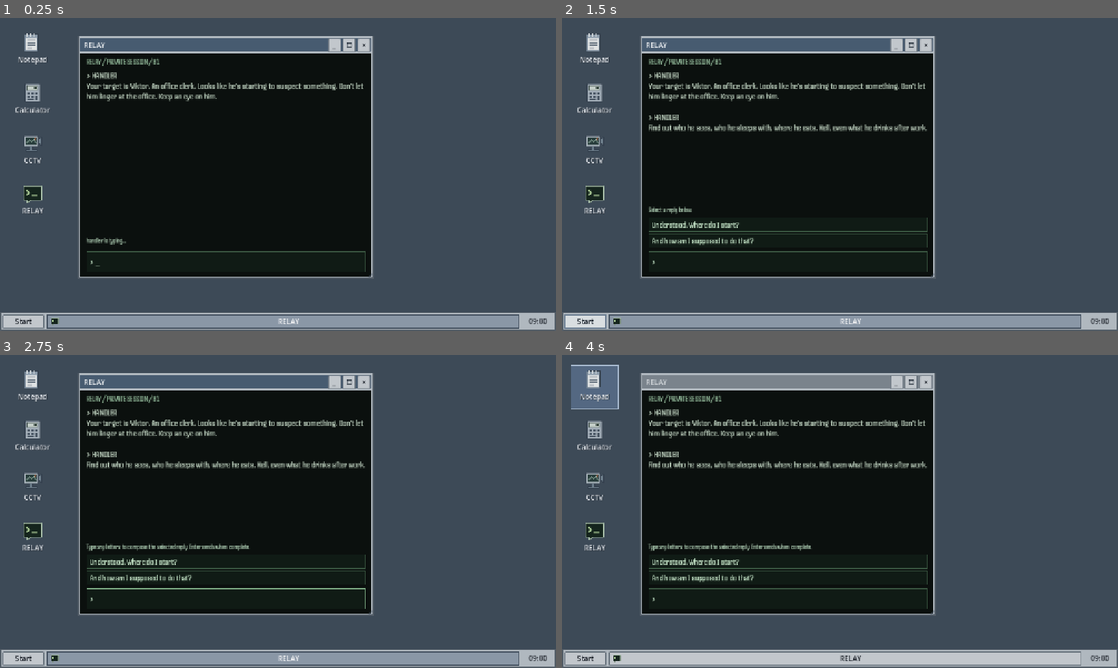
Above: before the commit, frames 1-4 (two rows, left to right).
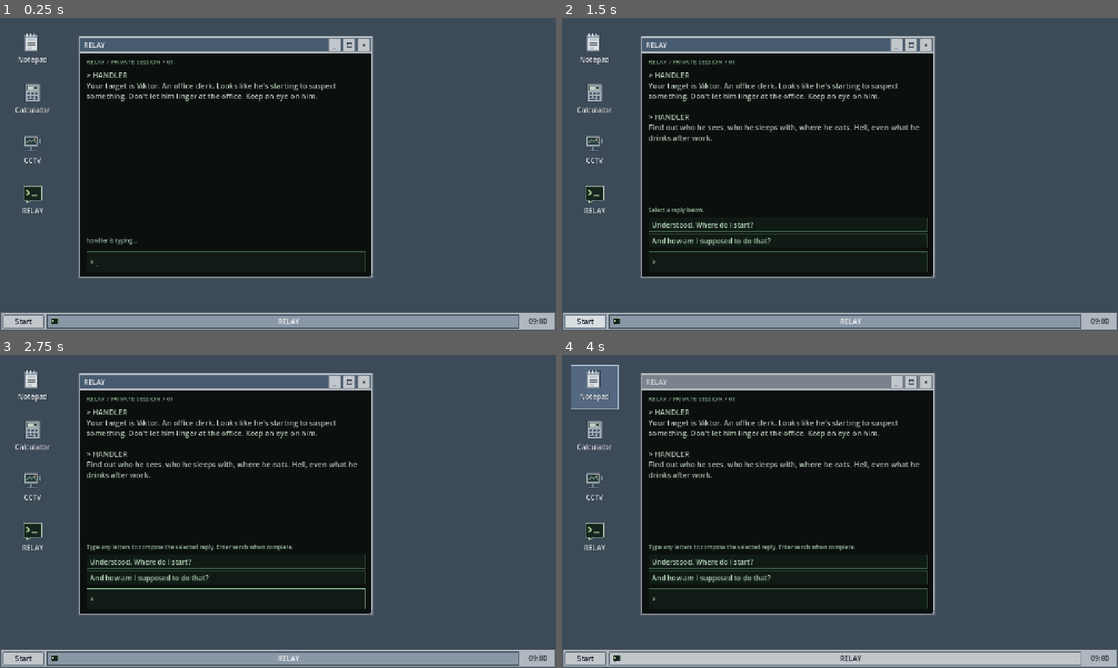
Above: after the commit, the same moments.

Repository: likhorada/SibGameJam_Autumn
Game: Godot game, scene res://tests/chat_fixture.tscn
Two runs of this game, one before a commit and one after it. Both use one fixed random seed, a clock stepped at 60 frames per second and the inputs below. This scene is started directly instead of the project's main scene.
Inputs (mouse positions are in pixels of both pictures, inside the frame that each line leads up to):
- Up to frame 1 (0.25 s): no input
- Up to frame 2 (1.5 s): click "Start" at 0.5 s; click "Start" at 1.25 s
- Up to frame 3 (2.75 s): click "Understood. Where do I start?" at 2 s
- Up to frame 4 (4 s): click "Understood. Where do I start?" at 2.75 s; click (595, 386) at 3.5 s

The runs differ from the first frame. In frame 1, 1.4% of the frame differs, in the area x 15-66%, y 12-80%; in frame 2, 2.8%; in frame 3, 3.1%, in the area x 15-66%, y 12-79%; in frame 4, 3.1%.

Commit message:
Use Handjet outside the PC and restore default desktop font in chat

Diff:
--- a/scripts/main.gd
+++ b/scripts/main.gd
@@ -40,7 +40,8 @@
 	fusebox_hint = Label.new()
 	fusebox_hint.text = "FUSEBOX_HELP"
 	fusebox_hint.horizontal_alignment = HORIZONTAL_ALIGNMENT_CENTER
-	fusebox_hint.add_theme_font_size_override("font_size", 18)
+	fusebox_hint.add_theme_font_override("font", preload("res://assets/fonts/static/Handjet-SemiBold.ttf"))
+	fusebox_hint.add_theme_font_size_override("font_size", 20)
 	fusebox_hint.add_theme_color_override("font_shadow_color", Color.BLACK)
 	fusebox_hint.add_theme_constant_override("shadow_offset_x", 2)
 	fusebox_hint.add_theme_constant_override("shadow_offset_y", 2)
--- a/scripts/menu.gd
+++ b/scripts/menu.gd
@@ -76,6 +76,8 @@
 
 func _build_theme() -> void:
 	theme = Theme.new()
+	# Artist-supplied pixel font for the game UI outside the PC desktop.
+	theme.default_font = preload("res://assets/fonts/static/Handjet-SemiBold.ttf")
 	theme.default_font_size = 22
 	var empty := StyleBoxFlat.new()
 	empty.bg_color = Color(0, 0, 0, 0)
--- a/scripts/ui/desktop/chat_app.gd
+++ b/scripts/ui/desktop/chat_app.gd
@@ -19,11 +19,8 @@
 	panel.content_margin_top = 10
 	panel.content_margin_bottom = 10
 	add_theme_stylebox_override("panel", panel)
-	# Artist-supplied pixel font (Handjet) covers Latin and Cyrillic.
-	var font := preload("res://assets/fonts/static/Handjet-SemiBold.ttf")
+	# Inherit the desktop theme's default PC font like every other app.
 	var terminal_theme := Theme.new()
-	terminal_theme.default_font = font
-	terminal_theme.default_font_size = 20
 	terminal_theme.set_color("font_color", "Label", Color("9ab69f"))
 	for state: String in ["normal", "hover", "pressed", "focus", "disabled"]:
 		var style := StyleBoxFlat.new()
@@ -38,7 +35,6 @@
 	for color: String in ["font_color", "font_hover_color", "font_pressed_color", "font_focus_color"]:
 		terminal_theme.set_color(color, "Button", Color("b6d4b9"))
 	theme = terminal_theme
-	add_theme_font_override("font", font)
 	add_theme_color_override("font_color", Color("a6c7ad"))
 	var column := VBoxContainer.new()
 	column.add_theme_constant_override("separation", 8)
@@ -46,20 +42,18 @@
 	var title := Label.new()
 	title.text = "RELAY / PRIVATE SESSION / 01"
 	title.add_theme_color_override("font_color", Color("86aa8d"))
-	title.add_theme_font_override("font", font)
-	title.add_theme_font_size_override("font_size", 18)
+	title.add_theme_font_size_override("font_size", 14)
 	column.add_child(title)
 	transcript = RichTextLabel.new()
 	transcript.size_flags_vertical = Control.SIZE_EXPAND_FILL
 	transcript.custom_minimum_size.y = 75
-	transcript.add_theme_font_override("normal_font", font)
 	transcript.add_theme_color_override("default_color", Color("b4c6b5"))
-	transcript.add_theme_font_size_override("normal_font_size", 21)
+	transcript.add_theme_font_size_override("normal_font_size", 17)
 	transcript.scroll_following = true
 	transcript.selection_enabled = true
 	column.add_child(transcript)
 	status = Label.new()
-	status.add_theme_font_size_override("font_size", 15)
+	status.add_theme_font_size_override("font_size", 13)
 	status.autowrap_mode = TextServer.AUTOWRAP_WORD_SMART
 	column.add_child(status)
 	options = VBoxContainer.new()
--- a/scripts/ui/dev_menu.gd
+++ b/scripts/ui/dev_menu.gd
@@ -22,6 +22,10 @@
 	_overlay.color = Color(0, 0, 0, 0.85)
 	add_child(_overlay)
 	_overlay.set_anchors_and_offsets_preset(Control.PRESET_FULL_RECT)
+	var menu_theme := Theme.new()
+	# Same artist font as the menu; the desktop apps keep their own fonts.
+	menu_theme.default_font = preload("res://assets/fonts/static/Handjet-SemiBold.ttf")
+	_overlay.theme = menu_theme
 	var center := CenterContainer.new()
 	_overlay.add_child(center)
 	center.set_anchors_and_offsets_preset(Control.PRESET_FULL_RECT)
--- a/scripts/ui/player_hud.gd
+++ b/scripts/ui/player_hud.gd
@@ -33,6 +33,10 @@
 
 
 func _ready() -> void:
+	var hud_theme := Theme.new()
+	# Same artist font as the menu; the PC desktop keeps its own theme.
+	hud_theme.default_font = preload("res://assets/fonts/static/Handjet-SemiBold.ttf")
+	theme = hud_theme
 	fatigue.material = fatigue.material.duplicate()
 	_material = fatigue.material
 	bar.modulate.a = 0.0
Not shown, changed: doc/CHAT.md
